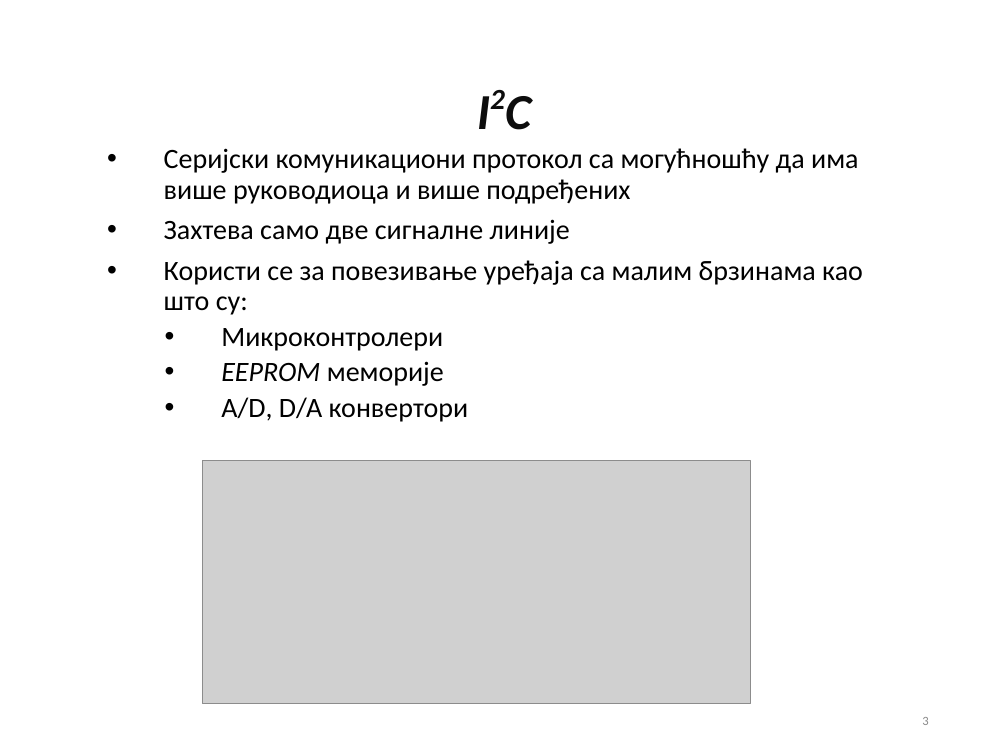
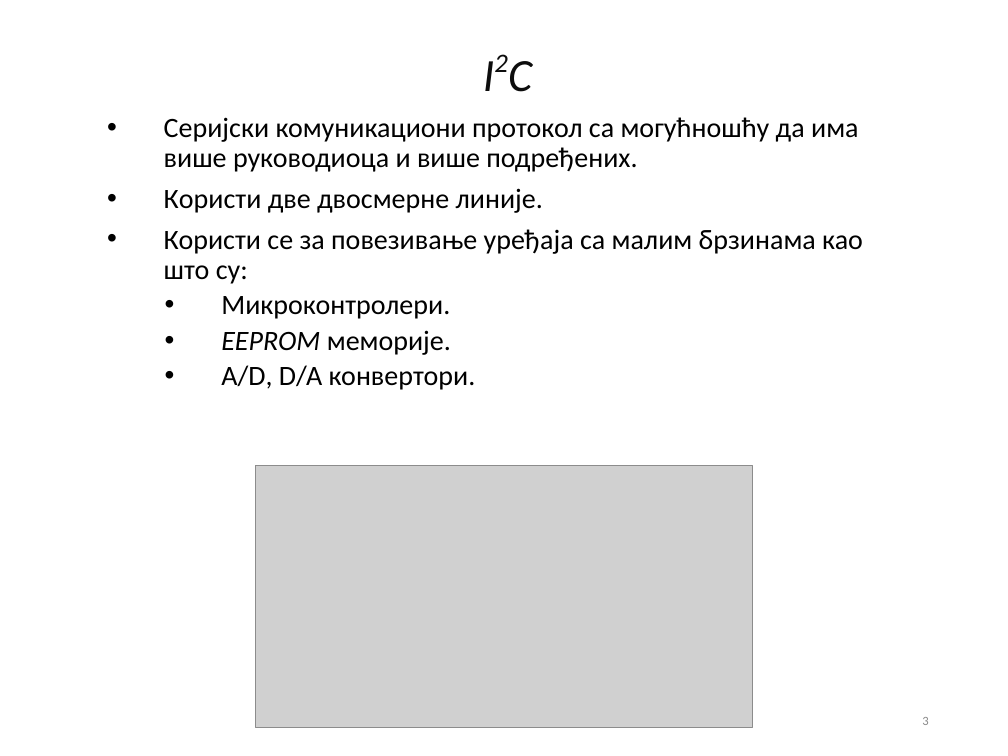
Before and after one commit to fjasic/bsc, a slide deck: slide 3 of documentation/Filip_Jasic_RA46-2014-prezentacija.ppt. Drawn at 1008x756 pixels with LibreOffice and Linux fonts; fonts in the diff are those of the drawing; grey boxes stand for pictures; background and template pictures are left out. Boxes give left, top, right and bottom in pixels: in the first picture for what was removed or moved away, otherwise in the second. Text is boxed around its words. In the diff, an @@ line names an element or a change of style, - is before the commit and + after.

```diff
--- a/documentation/Filip_Jasic_RA46-2014-prezentacija.ppt
+++ b/documentation/Filip_Jasic_RA46-2014-prezentacija.ppt
@@ title "I2C": place and size @@
-title "I2C" at (70, 40, 939, 186)
+title "I2C" at (73, 3, 942, 149)
@@ title "I2C" at (73, 3, 942, 149): size 36 to 33 pt, bold off @@
@@ text "Серијски комуникациони протокол са могућношћу ...": place and size @@
-text "Серијски комуникациони протокол са могућношћу ..." at (164, 148, 863, 422)
+text "Серијски комуникациони протокол са могућношћу ..." at (164, 117, 863, 390)
@@ text at (164, 117, 858, 213): text changed @@
-• Серијски комуникациони протокол са могућношћу да има више руководиоца и више подређених
-• Захтева само две сигналне линије
+• Серијски комуникациони протокол са могућношћу да има више руководиоца и више подређених.
+• Користи две двосмерне линије.
@@ text at (221, 296, 476, 390): text changed @@
-    • Микроконтролери
-    • EEPROM меморије
-    • A/D, D/A конвертори
+    • Микроконтролери.
+    • EEPROM меморије.
+    • A/D, D/A конвертори.
@@ picture: place and size @@
-picture at (203, 461, 751, 704)
+picture at (255, 466, 752, 728)
```
Also in this commit, not shown: 2 other slides changed, 9 slides added, 7 slides removed, 5 other files.
